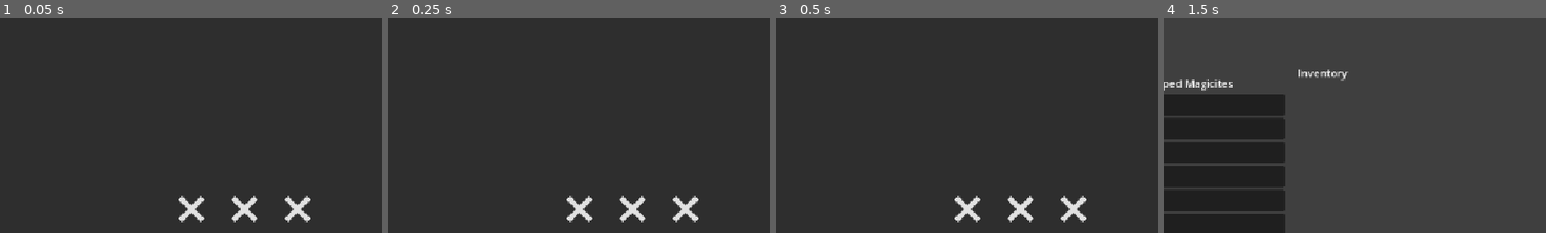
Above: before the commit, frames 1-4 (left to right).
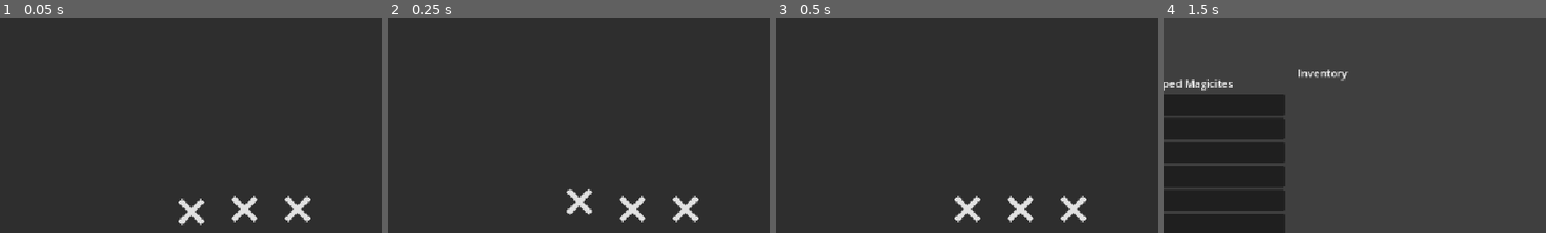
Above: after the commit, the same moments.

Repository: Adnyropast/pwkz-godot-4.7
Game: Godot game, scene res://scenes/stage_inbetween_screen.tscn
The game is run twice, just before and just after one commit, with the same random seed, the same clock (stepped at 60 frames per second) and the same inputs. This scene is started directly instead of the project's main scene. The engine's default icon, where the game draws it, is replaced by a stand-in: a white triangle on a blue panel in a dark square.
Inputs:
- Up to frame 1 (0.05 s): no input
- Up to frame 2 (0.25 s): no input
- Up to frame 3 (0.5 s): no input
- Up to frame 4 (1.5 s): tap Enter (ui_accept) at 0.5, 0.77 s; click "Retry" at 1.25 s
The pictures show only the part of the screen within x 18-68%, y 6-56%; the shares and areas given below are measured in that part.

The runs differ from the first frame. In frame 1, 0.4% of the frame differs, in the area x 46-54%, y 82-97%; in frame 2, 0.7%, in the area x 46-54%, y 79-96%; in frame 3, nothing differs; in frame 4, nothing differs.

Commit message:
feat: add stage inbetween screen icons animation

Diff:
--- a/scenes/stage_inbetween_screen.gd
+++ b/scenes/stage_inbetween_screen.gd
@@ -1,13 +1,13 @@
 extends Control
 
-@onready var shape_texture_1: TextureRect = $PanelContainer/CenterContainer/HBoxContainer/ShapeTexture1
-@onready var shape_texture_2: TextureRect = $PanelContainer/CenterContainer/HBoxContainer/ShapeTexture2
-@onready var shape_texture_3: TextureRect = $PanelContainer/CenterContainer/HBoxContainer/ShapeTexture3
+@onready var shape_texture_1: TextureRect = $PanelContainer/CenterContainer/HBoxContainer/BounceNode/ShapeTexture1
+@onready var shape_texture_2: TextureRect = $PanelContainer/CenterContainer/HBoxContainer/BounceNode2/ShapeTexture2
+@onready var shape_texture_3: TextureRect = $PanelContainer/CenterContainer/HBoxContainer/BounceNode3/ShapeTexture3
 
 func _ready() -> void:
 	set_textures()
 	var tween: Tween = create_tween()
-	tween.tween_callback(load_phase).set_delay(1.0)
+	tween.tween_callback(load_phase).set_delay(1.5)
 
 func _process(_delta: float) -> void:
 	if Input.is_action_just_pressed("ui_accept"):
--- a/scenes/stage_inbetween_screen.tscn
+++ b/scenes/stage_inbetween_screen.tscn
@@ -2,6 +2,92 @@
 
 [ext_resource type="Texture2D" uid="uid://dh4ttleyycexo" path="res://icon.svg" id="1_e88x3"]
 [ext_resource type="Script" uid="uid://cv2eu11s1rhsq" path="res://scenes/stage_inbetween_screen.gd" id="1_v7b06"]
+
+[sub_resource type="Animation" id="Animation_fm0x4"]
+length = 0.001
+tracks/0/type = "value"
+tracks/0/imported = false
+tracks/0/enabled = true
+tracks/0/path = NodePath("PanelContainer/CenterContainer/HBoxContainer/BounceNode:offset_transform_position")
+tracks/0/interp = 1
+tracks/0/loop_wrap = true
+tracks/0/keys = {
+"times": PackedFloat32Array(0),
+"transitions": PackedFloat32Array(1),
+"update": 0,
+"values": [Vector2(0, 0)]
+}
+tracks/1/type = "value"
+tracks/1/imported = false
+tracks/1/enabled = true
+tracks/1/path = NodePath("PanelContainer/CenterContainer/HBoxContainer/BounceNode2:offset_transform_position")
+tracks/1/interp = 1
+tracks/1/loop_wrap = true
+tracks/1/keys = {
+"times": PackedFloat32Array(0),
+"transitions": PackedFloat32Array(1),
+"update": 0,
+"values": [Vector2(0, 0)]
+}
+tracks/2/type = "value"
+tracks/2/imported = false
+tracks/2/enabled = true
+tracks/2/path = NodePath("PanelContainer/CenterContainer/HBoxContainer/BounceNode3:offset_transform_position")
+tracks/2/interp = 1
+tracks/2/loop_wrap = true
+tracks/2/keys = {
+"times": PackedFloat32Array(0),
+"transitions": PackedFloat32Array(1),
+"update": 0,
+"values": [Vector2(0, 0)]
+}
+
+[sub_resource type="Animation" id="Animation_v7b06"]
+resource_name = "stage_inbetween_icons"
+length = 1.5
+loop_mode = 1
+tracks/0/type = "value"
+tracks/0/imported = false
+tracks/0/enabled = true
+tracks/0/path = NodePath("PanelContainer/CenterContainer/HBoxContainer/BounceNode:offset_transform_position")
+tracks/0/interp = 1
+tracks/0/loop_wrap = true
+tracks/0/keys = {
+"times": PackedFloat32Array(0, 0.1, 0.2, 0.4, 0.5),
+"transitions": PackedFloat32Array(1, 1, 1, 1, 1),
+"update": 0,
+"values": [Vector2(0, 0), Vector2(0, 8), Vector2(0, -16), Vector2(0, 4), Vector2(0, 0)]
+}
+tracks/1/type = "value"
+tracks/1/imported = false
+tracks/1/enabled = true
+tracks/1/path = NodePath("PanelContainer/CenterContainer/HBoxContainer/BounceNode2:offset_transform_position")
+tracks/1/interp = 1
+tracks/1/loop_wrap = true
+tracks/1/keys = {
+"times": PackedFloat32Array(0.5, 0.6, 0.7, 0.9, 1),
+"transitions": PackedFloat32Array(1, 1, 1, 1, 1),
+"update": 0,
+"values": [Vector2(0, 0), Vector2(0, 8), Vector2(0, -16), Vector2(0, 4), Vector2(0, 0)]
+}
+tracks/2/type = "value"
+tracks/2/imported = false
+tracks/2/enabled = true
+tracks/2/path = NodePath("PanelContainer/CenterContainer/HBoxContainer/BounceNode3:offset_transform_position")
+tracks/2/interp = 1
+tracks/2/loop_wrap = true
+tracks/2/keys = {
+"times": PackedFloat32Array(1, 1.1, 1.2, 1.4, 1.5),
+"transitions": PackedFloat32Array(1, 1, 1, 1, 1),
+"update": 0,
+"values": [Vector2(0, 0), Vector2(0, 8), Vector2(0, -16), Vector2(0, 4), Vector2(0, 0)]
+}
+
+[sub_resource type="AnimationLibrary" id="AnimationLibrary_fm0x4"]
+_data = {
+&"RESET": SubResource("Animation_fm0x4"),
+&"stage_inbetween_icons": SubResource("Animation_v7b06")
+}
 
 [node name="StageInbetweenScreen" type="Control" unique_id=590702788]
 layout_mode = 3
@@ -27,20 +113,36 @@
 layout_mode = 2
 theme_override_constants/separation = 16
 
-[node name="ShapeTexture1" type="TextureRect" parent="PanelContainer/CenterContainer/HBoxContainer" unique_id=1914508844]
+[node name="BounceNode" type="MarginContainer" parent="PanelContainer/CenterContainer/HBoxContainer" unique_id=804207609]
+layout_mode = 2
+offset_transform_enabled = true
+
+[node name="ShapeTexture1" type="TextureRect" parent="PanelContainer/CenterContainer/HBoxContainer/BounceNode" unique_id=1914508844]
 custom_minimum_size = Vector2(64, 64)
 layout_mode = 2
 texture = ExtResource("1_e88x3")
 expand_mode = 1
 
-[node name="ShapeTexture2" type="TextureRect" parent="PanelContainer/CenterContainer/HBoxContainer" unique_id=271943312]
+[node name="BounceNode2" type="MarginContainer" parent="PanelContainer/CenterContainer/HBoxContainer" unique_id=104984686]
+layout_mode = 2
+offset_transform_enabled = true
+
+[node name="ShapeTexture2" type="TextureRect" parent="PanelContainer/CenterContainer/HBoxContainer/BounceNode2" unique_id=271943312]
 custom_minimum_size = Vector2(64, 64)
 layout_mode = 2
 texture = ExtResource("1_e88x3")
 expand_mode = 1
 
-[node name="ShapeTexture3" type="TextureRect" parent="PanelContainer/CenterContainer/HBoxContainer" unique_id=816158840]
+[node name="BounceNode3" type="MarginContainer" parent="PanelContainer/CenterContainer/HBoxContainer" unique_id=1229305568]
+layout_mode = 2
+offset_transform_enabled = true
+
+[node name="ShapeTexture3" type="TextureRect" parent="PanelContainer/CenterContainer/HBoxContainer/BounceNode3" unique_id=816158840]
 custom_minimum_size = Vector2(64, 64)
 layout_mode = 2
 texture = ExtResource("1_e88x3")
 expand_mode = 1
+
+[node name="IconsAnimationPlayer" type="AnimationPlayer" parent="." unique_id=2069679866]
+libraries/ = SubResource("AnimationLibrary_fm0x4")
+autoplay = &"stage_inbetween_icons"
